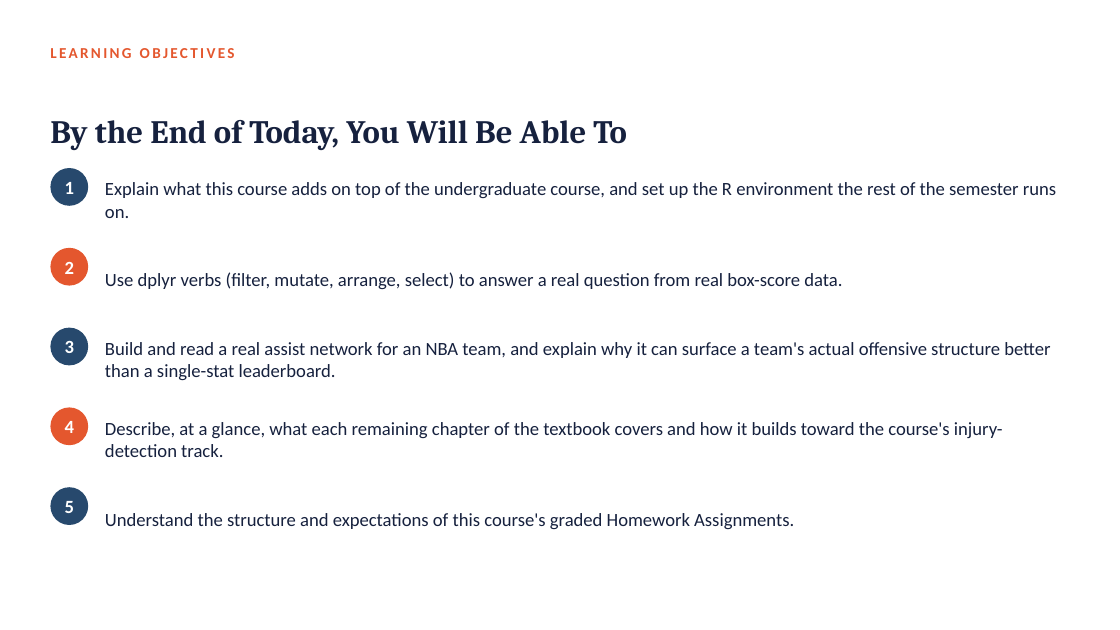
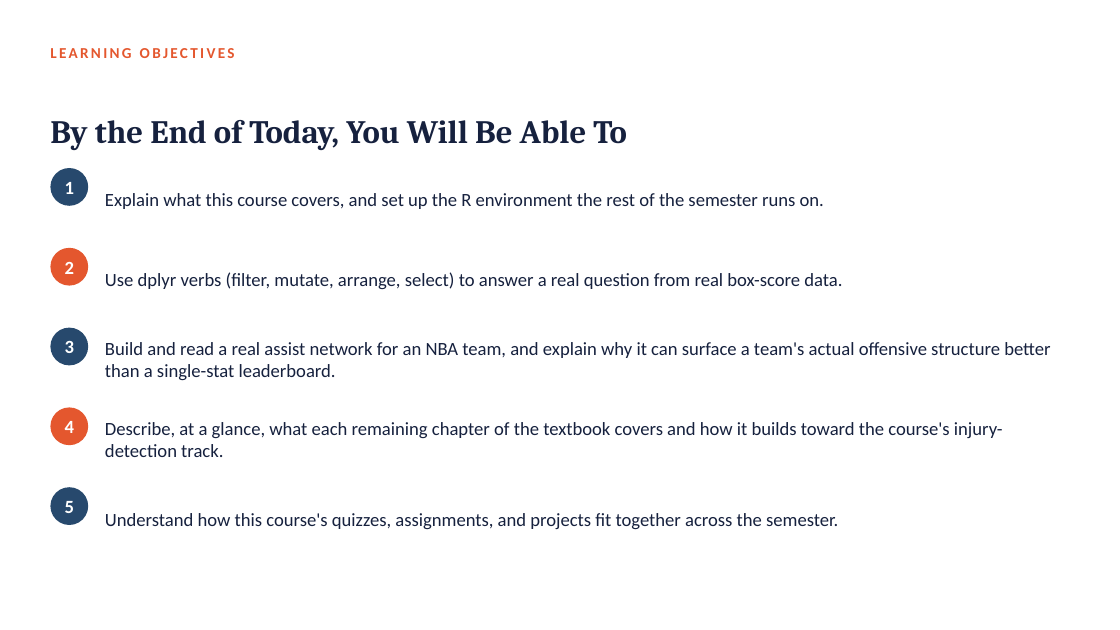
Before and after one commit to fmurital/Teaching-Curriculum, a slide deck: slide 4 of Sports-Analytics-Graduate/01_Getting_Started_with_Advanced_Basketball_Analytics/Lecture_Slides/Module01_Getting_Started_with_Advanced_Basketball_Analytics.pptx. Drawn at 1120x630 pixels with LibreOffice and Linux fonts; fonts in the diff are those of the drawing. Boxes give left, top, right and bottom in pixels: in the first picture for what was removed or moved away, otherwise in the second. Text is boxed around its words. In the diff, an @@ line names an element or a change of style, - is before the commit and + after.

Commit message:
Correct graduate course: build syllabus/schedule/admin, switch to course-wide Assignments/Midterm/Final structure, remove per-module homework, fix video policy and cross-course references in Modules 1-2

```diff
--- a/Sports-Analytics-Graduate/01_Getting_Started_with_Advanced_Basketball_Analytics/Lecture_Slides/Module01_Getting_Started_with_Advanced_Basketball_Analytics.pptx
+++ b/Sports-Analytics-Graduate/01_Getting_Started_with_Advanced_Basketball_Analytics/Lecture_Slides/Module01_Getting_Started_with_Advanced_Basketball_Analytics.pptx
@@ text at (105, 193, 824, 209): text changed @@
-Explain what this course adds on top of the undergraduate course, and set up the R environment the rest of the semester runs on.
+Explain what this course covers, and set up the R environment the rest of the semester runs on.
@@ text at (105, 513, 838, 530): text changed @@
-Understand the structure and expectations of this course's graded Homework Assignments.
+Understand how this course's quizzes, assignments, and projects fit together across the semester.
```
Also in this commit, not shown: 7 other slides changed, 3 slides removed, 16 other files.
